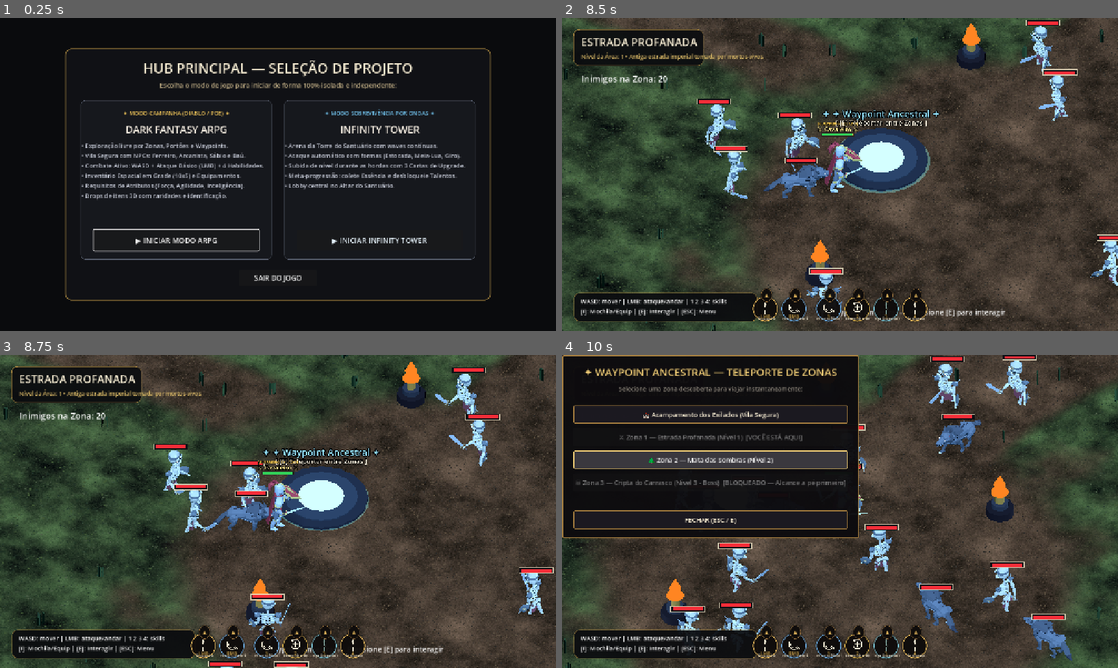
Above: before the commit, frames 1-4 (two rows, left to right).
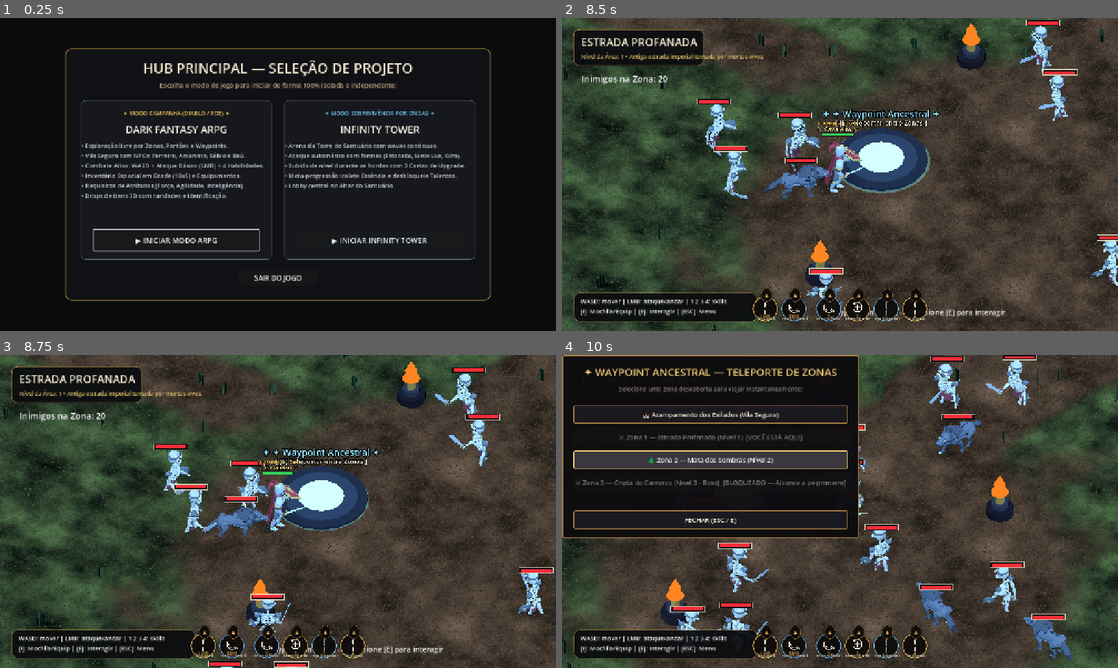
Above: after the commit, the same moments.

Repository: mguedesdev/tower-arpg
Game: Godot game, scene res://scenes/launcher.tscn
Same seed, same stepped clock (60 frames per second), same inputs: the game is played once before the commit and once after it.
Inputs (mouse positions are in pixels of both pictures, inside the frame that each line leads up to):
- Up to frame 1 (0.25 s): no input
- Up to frame 2 (8.5 s): click "▶ INICIAR MODO ARPG" at 0.5 s; tap E at 1.25, 2 s; move the mouse to (962, 158) at 1.27 s; hold D (move_right) 1.28-2 s; tap 2 (form_arc) at 1.35 s; click (962, 158) at 1.42 s; tap Space at 1.52 s; drag from (728, 190) to (812, 237) at 2.02 s; click "▲" at 2.75 s; click "▲" at 3.5 s; click "▲" at 4.25 s; click "▲" at 5 s; click "▲" at 5.75 s; click "▲" at 6.5 s; click "Estocada (Ataque Básico)" at 7.25 s; click "⚔ Zona 1 — Estrada Profanada …" at 8 s
- Up to frame 3 (8.75 s): no input
- Up to frame 4 (10 s): tap E at 8.75 s; move the mouse to (895, 442) at 8.77 s; hold D (move_right) 8.78-9.5 s; tap 1 (form_stab) at 8.85 s; drag from (812, 574) to (673, 464) at 9.52 s

Frames 1-2 are identical in both runs. In frame 3, 0.8% of the frame differs, in the area x 35-50%, y 42-59%; in frame 4, less than 0.1%.

Commit message:
fix(boss): corrigir locomocao e fisica do boss Malakor, animacoes em eixo global (marcha frontal e machadada de frente) e remover barra de vida overhead

Diff:
--- a/scripts/boss_malakor.gd
+++ b/scripts/boss_malakor.gd
@@ -8,9 +8,6 @@
 signal enrage_entered()
 
 const DEFAULT_BOSS_DEF_PATH: String = "res://content/enemies/boss_malakor.tres"
-const BOSS_HIT_RANGE: float = 3.2
-const ATTACK_COOLDOWN_P1: float = 1.25
-const ATTACK_COOLDOWN_P2: float = 0.85
 
 var is_enraged: bool = false
 var _attack_variant: int = 0
@@ -23,46 +20,38 @@
 
 
 func _ready() -> void:
+	show_overhead_health_bar = false
+	custom_stop_distance = 2.3
+	custom_hit_range = 3.2
 	super._ready()
-	# Malakor é o grande chefe do ato: alcance de golpe condizente com seu cutelo de 2.6m
-	turn_speed = 6.2
+	# Garante a remoção da barra de vida da cabeça (o chefe usa exclusivamente a barra da HUD)
+	if health_bar != null:
+		health_bar.visible = false
+		health_bar.queue_free()
+		health_bar = null
+	turn_speed = 7.2
 
 
 func _physics_process(delta: float) -> void:
-	# Processamento de impacto retardado do golpe (sincronizado com a descida do machado no frame 12-14)
 	if _cleave_pending_impact:
 		_cleave_delayed_timer -= delta
 		if _cleave_delayed_timer <= 0.0:
 			_execute_cleave_impact()
 			_cleave_pending_impact = false
 
-	# Se for o Boss Malakor, usamos alcance maior para seu cutelo colossal
-	if not alive or target == null:
-		return
-
-	var towards: Vector3 = target.global_position - global_position
-	towards.y = 0.0
-	var distance: float = towards.length()
-
-	# Checa transição de Fase 2 (Enrage abaixo de 50% de HP)
-	if not is_enraged and health <= int(maximum_health * 0.50):
+	if not is_enraged and alive and health <= int(maximum_health * 0.50):
 		_enter_enrage_mode()
 
-	# Executa IA base
-	hit_timer = maxf(hit_timer - delta, 0.0)
-	if distance < BOSS_HIT_RANGE and hit_timer <= 0.0 and not _is_attacking:
-		_start_boss_attack()
+	# Executa toda a movimentação, colisão, perseguição e rotação base do TowerEnemy
+	super._physics_process(delta)
 
 
-func _start_boss_attack() -> void:
-	var cd: float = ATTACK_COOLDOWN_P2 if is_enraged else ATTACK_COOLDOWN_P1
-	hit_timer = cd
+func _play_contact_attack() -> void:
 	_is_attacking = true
 	_cleave_pending_impact = true
-	# O impacto do machado ocorre no frame 12 de 24 (@ 24fps = 0.50s)
-	_cleave_delayed_timer = 0.48
+	_cleave_delayed_timer = 0.46
+	hit_timer = 0.90 if is_enraged else 1.30
 
-	# Alterna entre Machadada Vertical Devastadora (attack) e Varredura Ampla (attack_sweep)
 	_attack_variant = (_attack_variant + 1) % 3
 	var clip: StringName = &"attack" if _attack_variant != 2 else &"attack_sweep"
 
@@ -71,7 +60,7 @@
 		_animation_player.speed_scale = 1.25 if is_enraged else 1.05
 		_animation_player.play(clip, 0.08)
 	else:
-		_play_contact_attack()
+		super._play_contact_attack()
 
 
 func _execute_cleave_impact() -> void:
@@ -86,19 +75,17 @@
 
 	var impact_pos: Vector3 = global_position + forward * 1.8 + Vector3.UP * 0.08
 
-	# VFX de Tremor e Explosão de Chamas Negras no ponto onde o cutelo crava no chão
 	if vfx_root != null:
 		VFX.fire_burst(vfx_root, impact_pos, 1.4)
 		VFX.impact(vfx_root, impact_pos, 1.1)
 
-	# Causa dano de corte em área cônica na frente do boss
 	if is_instance_valid(target):
 		var to_target: Vector3 = target.global_position - global_position
 		to_target.y = 0.0
 		var dist: float = to_target.length()
-		if dist <= (BOSS_HIT_RANGE + 0.6):
+		if dist <= 3.8:
 			var dot: float = forward.dot(to_target.normalized())
-			if dot >= 0.35: # Arco de ~140 graus na frente
+			if dot >= 0.25:
 				var dmg: int = int(float(touch_damage) * (1.25 if is_enraged else 1.0))
 				target.take_damage(dmg)
 
--- a/scripts/enemy.gd
+++ b/scripts/enemy.gd
@@ -27,6 +27,9 @@
 @export var xp_reward_multiplier: int = 1
 @export var is_mini_boss: bool = false
 @export var aggro_radius: float = 999.0
+@export var show_overhead_health_bar: bool = true
+@export var custom_stop_distance: float = -1.0
+@export var custom_hit_range: float = -1.0
 
 # Flash de hit: leve, curto e aplicado somente no inimigo atingido.
 @export_range(0.05, 0.45, 0.01) var hit_flash_opacity: float = 0.22
@@ -91,7 +94,7 @@
 
 
 func _setup_health_bar() -> void:
-	if health_bar != null:
+	if not show_overhead_health_bar or health_bar != null:
 		return
 	health_bar = HealthBar3DScript.new() as EnemyHealthBar3D
 	health_bar.name = "HealthBar3D"
@@ -217,8 +220,8 @@
 			health_bar.align_to_camera(get_viewport())
 		return
 
-	var stop_distance: float = 0.85 if is_mini_boss else 0.70
-	if distance > stop_distance:
+	var stop_distance: float = custom_stop_distance if custom_stop_distance > 0.0 else (0.85 if is_mini_boss else 0.70)
+	if distance > stop_distance and not _is_attacking:
 		var motion: Vector3 = towards.normalized() * movement_speed
 		velocity.x = motion.x
 		velocity.z = motion.z
@@ -229,8 +232,9 @@
 	# O boneco foi criado olhando para +Y no Blender -> frente local -Z no Godot.
 	if towards.length_squared() > 0.0001:
 		var desired_yaw: float = atan2(-towards.x, -towards.z)
+		var turn_rate: float = turn_speed if not _is_attacking else turn_speed * 0.25
 		visual.rotation.y = lerp_angle(
-			visual.rotation.y, desired_yaw, clampf(turn_speed * delta, 0.0, 1.0)
+			visual.rotation.y, desired_yaw, clampf(turn_rate * delta, 0.0, 1.0)
 		)
 
 	velocity.y = -0.1 if is_on_floor() else velocity.y - 20.0 * delta
@@ -256,7 +260,7 @@
 		health_bar.align_to_camera(get_viewport())
 
 	hit_timer = maxf(hit_timer - delta, 0.0)
-	var hit_range: float = 1.38 if is_mini_boss else 1.15
+	var hit_range: float = custom_hit_range if custom_hit_range > 0.0 else (1.38 if is_mini_boss else 1.15)
 	if distance < hit_range and hit_timer <= 0.0:
 		hit_timer = 1.0
 		target.take_damage(touch_damage)
Binary file changed: assets/models/boss_malakor.glb
Not shown, added: game/ui/campaign/boss_health_bar_hud.gd.uid
Not shown, changed: assets/blender/Boss_Malakor_v1_RIG.blend
